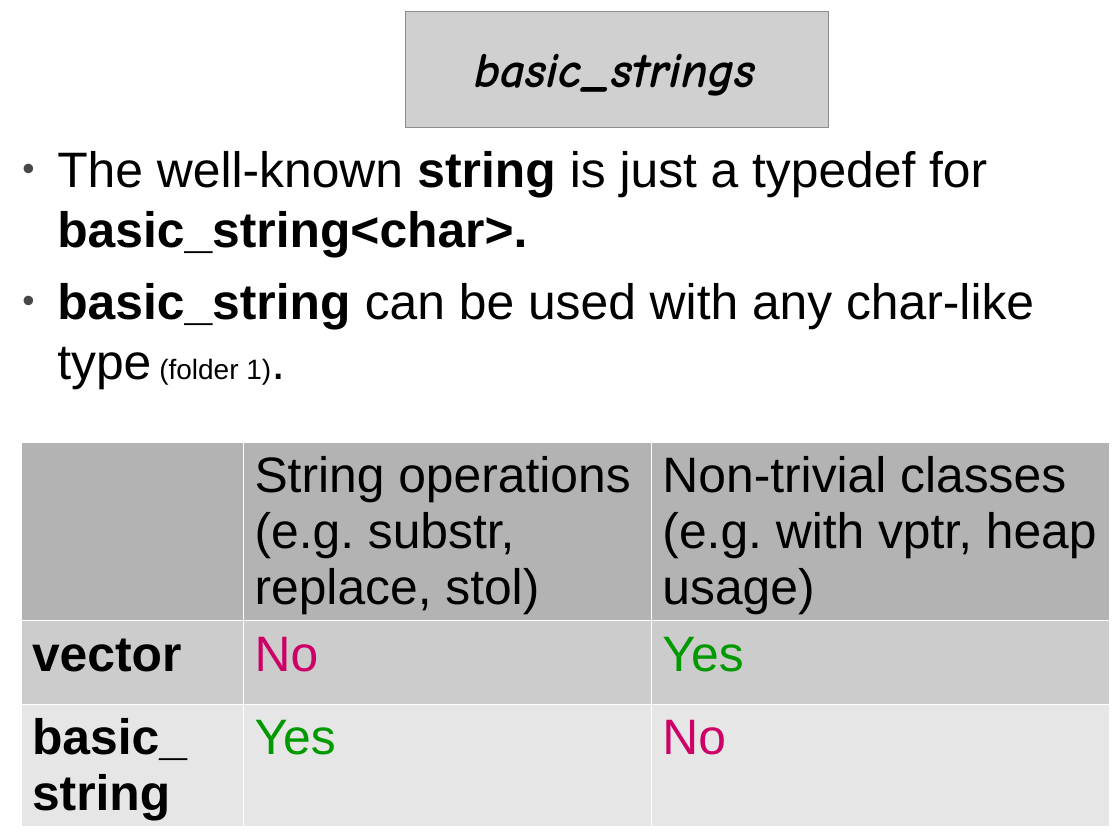
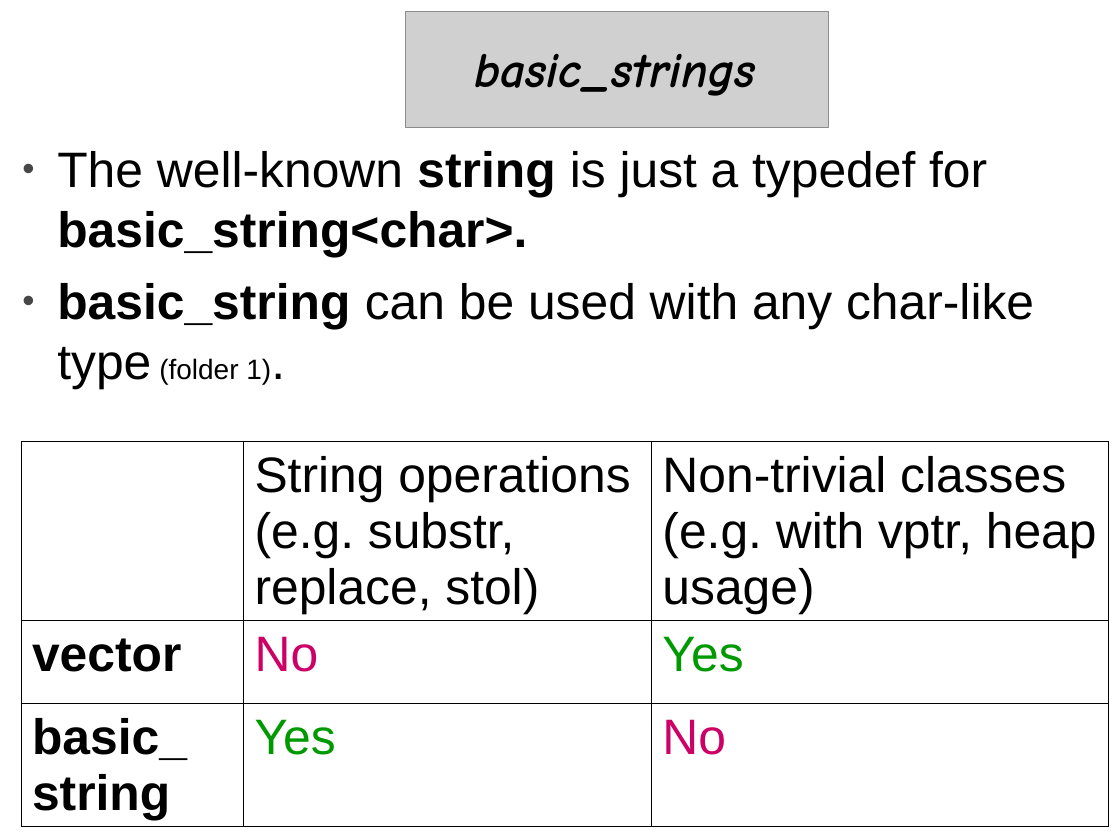
Before and after one commit to cpp-at-ariel/cpp-5780, a slide deck: slide 23 of 10-stl-containers/slides-containers.odp. Drawn at 1120x840 pixels with LibreOffice and Linux fonts; fonts in the diff are those of the drawing; grey boxes stand for pictures. Boxes give left, top, right and bottom in pixels: in the first picture for what was removed or moved away, otherwise in the second. Text is boxed around its words. In the diff, an @@ line names an element or a change of style, - is before the commit and + after.

```diff
--- a/10-stl-containers/slides-containers.odp
+++ b/10-stl-containers/slides-containers.odp
@@ table at [21, 441, 1109, 827] @@
@@ fill #B3B3B3 to none in 2 cells @@
@@ fill #CCCCCC to none in row 2 @@
@@ fill #E6E6E6 to none in row 3 @@
@@ borders changed @@
```
Also in this commit, not shown: 2 other slides changed, 7 slides added, 31 other files.
